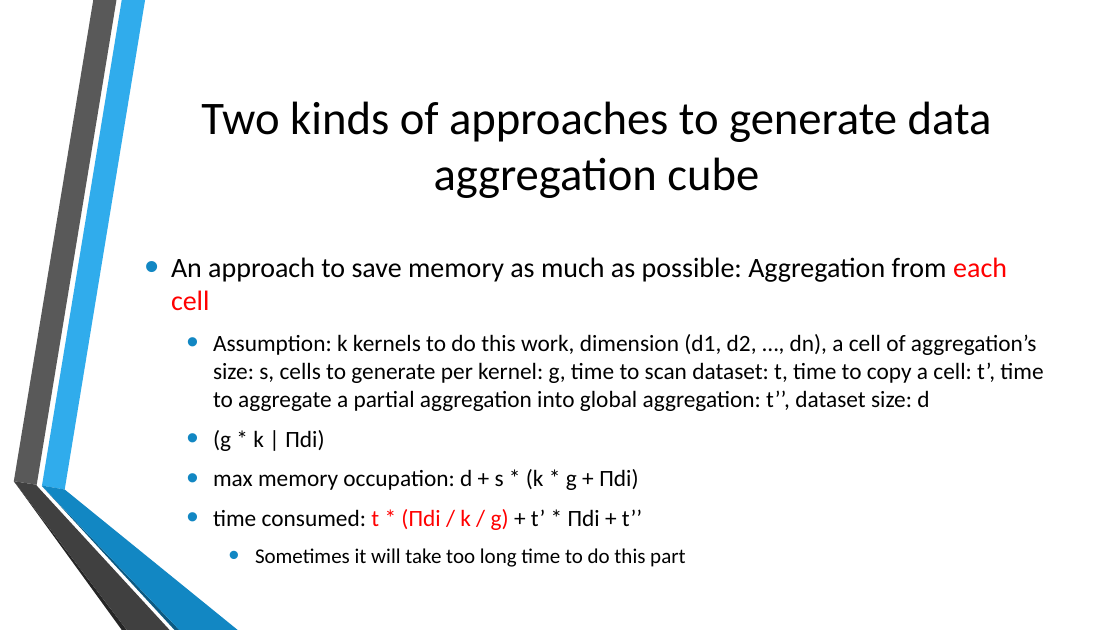
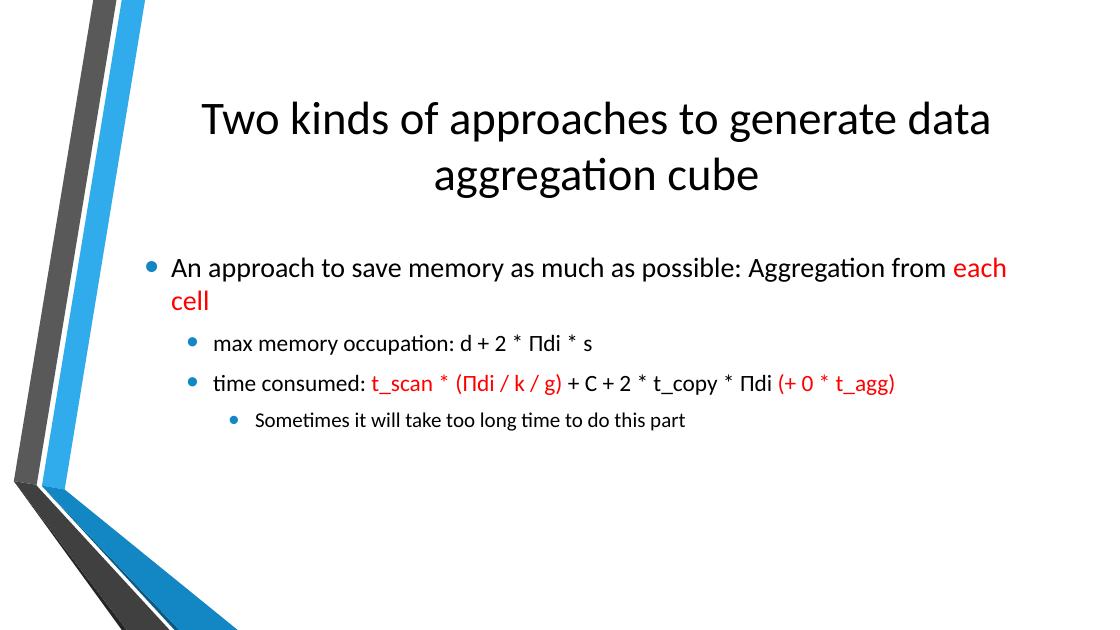
Before and after one commit to thoh-testarossa/Mirage-docs, a slide deck: slide 8 of thoh/presentations/20170426.pptx (slide 5 before the commit). Drawn at 1120x630 pixels with LibreOffice and Linux fonts; fonts in the diff are those of the drawing; background and template pictures are left out. Boxes give left, top, right and bottom in pixels: in the first picture for what was removed or moved away, otherwise in the second. Text is boxed around its words. In the diff, an @@ line names an element or a change of style, - is before the commit and + after.

```diff
--- a/thoh/presentations/20170426.pptx
+++ b/thoh/presentations/20170426.pptx
@@ text at (213, 334, 896, 395): text changed @@
-  • Assumption: k kernels to do this work, dimension (d1, d2, …, dn), a cell of aggregation’s size: s, cells to generate per kernel: g, time to scan dataset: t, time to copy a cell: t’, time to aggregate a partial aggregation into global aggregation: t’’, dataset size: d
-  • (g * k | Πdi)
-  • max memory occupation: d + s * (k * g + Πdi)
-  • time consumed: t * (Πdi / k / g) + t’ * Πdi + t’’
+  • max memory occupation: d + 2 * Πdi * s
+  • time consumed: t_scan * (Πdi / k / g) + C + 2 * t_copy * Πdi (+ 0 * t_agg)
```
Also in this commit, not shown: 4 other slides changed, 15 slides added, 7 other files.
